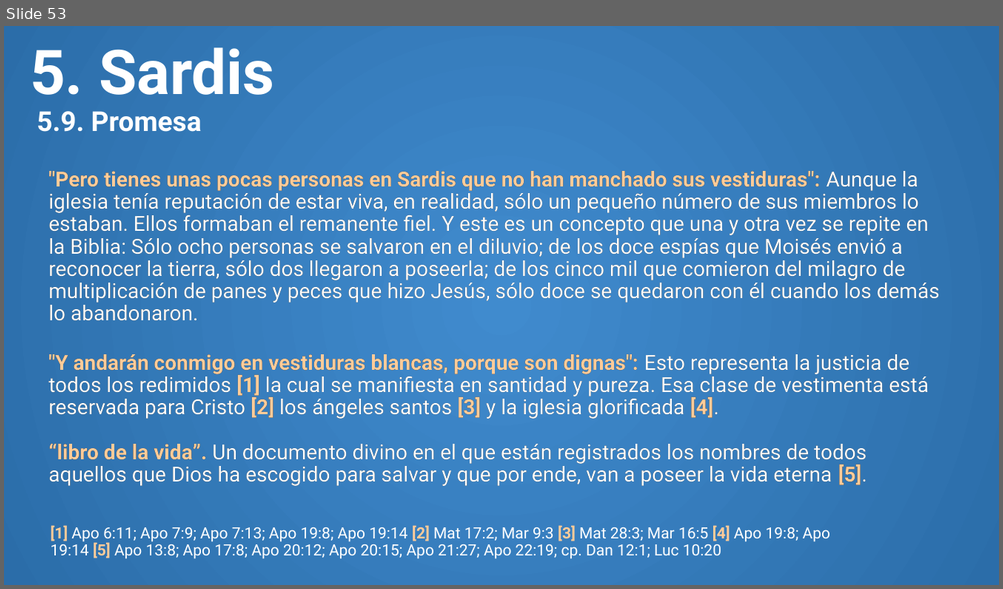
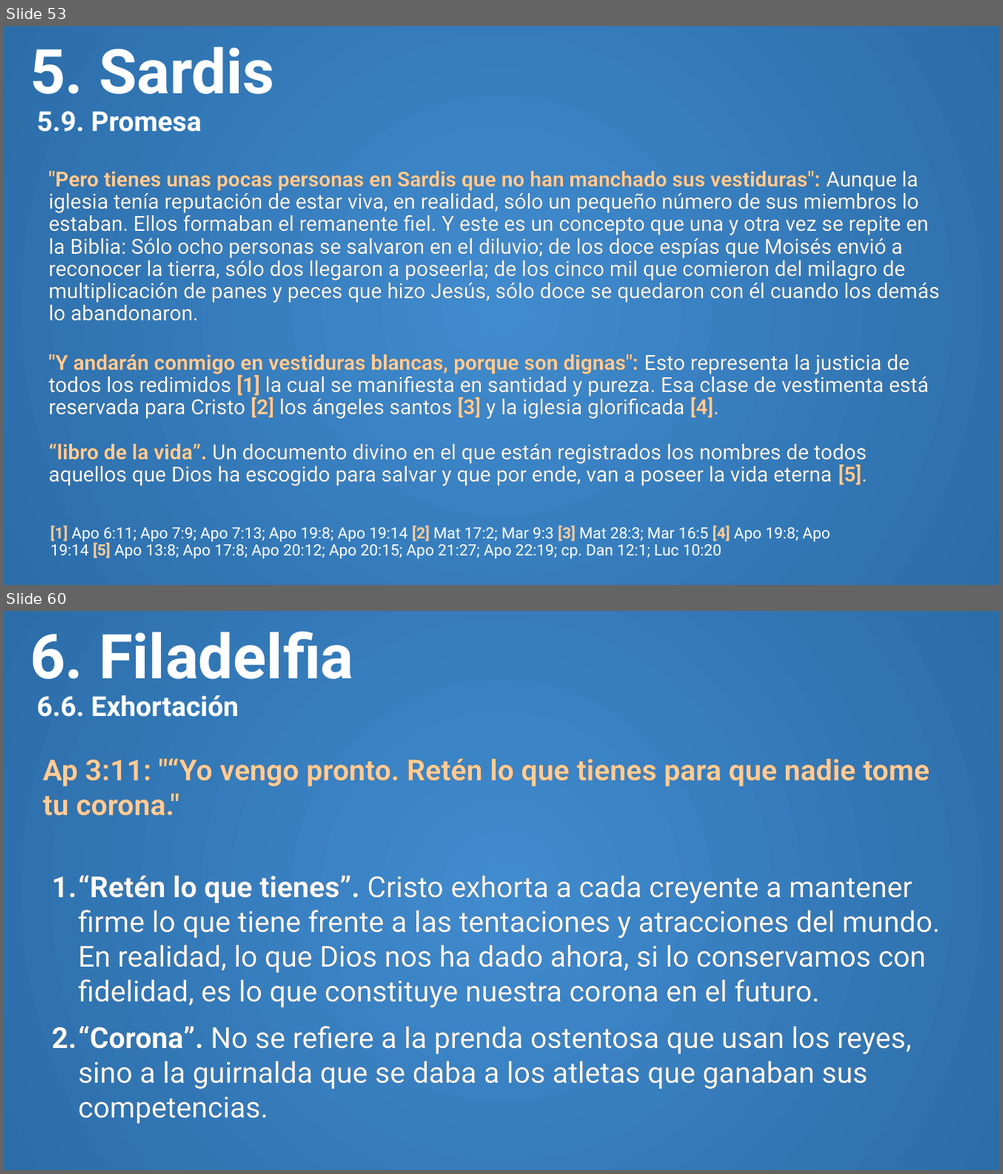
Before and after one commit to CreyTuning/documents, a slide deck: slideshow/Apocalipsis/3. Capitulo 2-3.pptm. Shown one above the other, each under a label of ours: slide 53 before the commit, slides 53 and 60 after it; the slides between them are not shown. The pictures are 1003x589 and 1003x1174 pixels, drawn with LibreOffice and Linux fonts; fonts in the diff are those of the drawing. Boxes give left, top, right and bottom in pixels: in the first picture for what was removed or moved away, otherwise in the second. Text is boxed around its words. In the diff, an @@ line names an element or a change of style, - is before the commit and + after.

Commit message:
laodicea y filadelfia

```diff
--- a/slideshow/Apocalipsis/3. Capitulo 2-3.pptm
+++ b/slideshow/Apocalipsis/3. Capitulo 2-3.pptm
@@ slide 60 added at [4,611,999,1170], background gradient #408BCE to #2B6DA9 @@
@@ title added at [30,631,354,717], 26.5 pt, text #FFFFFF, bold @@
+6. Filadelfia
+6.6. Exhortación
@@ text added at [42,758,939,1124], 28 pt, text #FFFFFF @@
+Ap 3:11: "“Yo vengo pronto. Retén lo que tienes para que nadie tome tu corona."
+1. “Retén lo que tienes”. Cristo exhorta a cada creyente a mantener firme lo que tiene frente a las tentaciones y atracciones del mundo. En realidad, lo que Dios nos ha dado ahora, si lo conservamos con fidelidad, es lo que constituye nuestra corona en el futuro.
+2. “Corona”. No se refiere a la prenda ostentosa que usan los reyes, sino a la guirnalda que se daba a los atletas que ganaban sus competencias.
```
Also in this commit, not shown: 18 other slides added, 1 other file.
